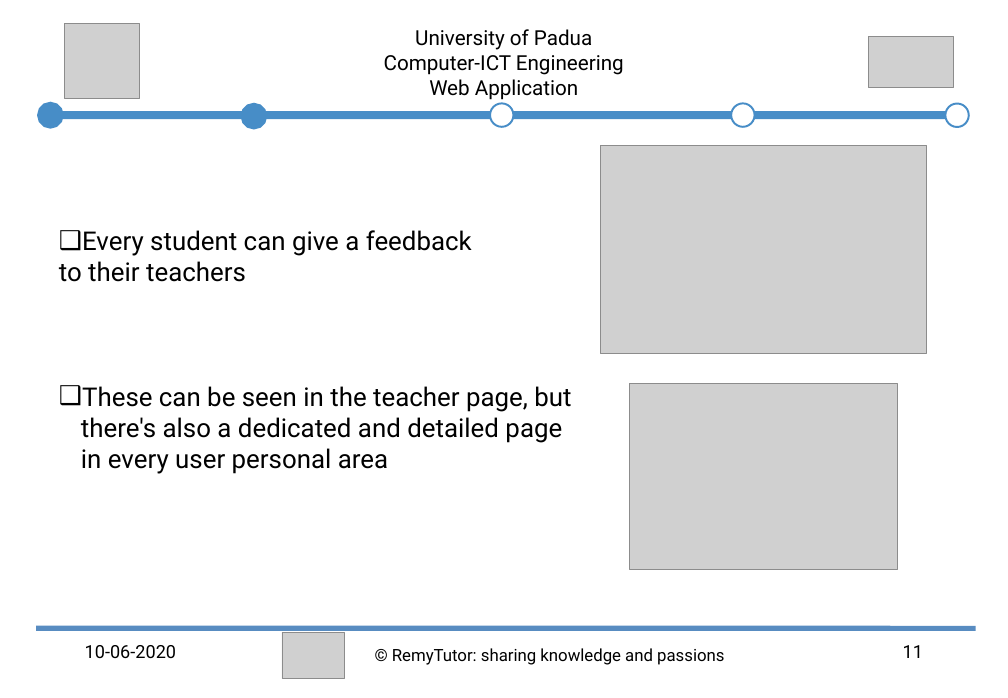
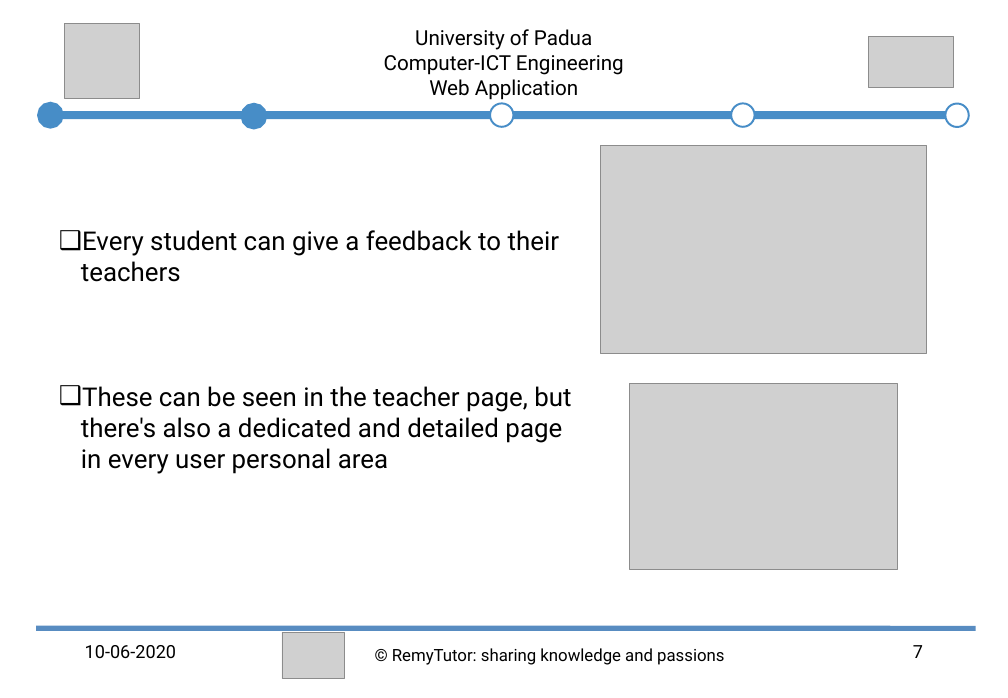
Before and after one commit to abahmadb/Web-Applications, a slide deck: slide 7 of HW2-RemyTutor-2019-2020 - Ahmad.ppt (slide 11 before the commit). Drawn at 1008x698 pixels with LibreOffice and Linux fonts; fonts in the diff are those of the drawing; grey boxes stand for pictures. Boxes give left, top, right and bottom in pixels: in the first picture for what was removed or moved away, otherwise in the second. Text is boxed around its words. In the diff, an @@ line names an element or a change of style, - is before the commit and + after.

Commit message:
minor changes ppt

```diff
--- a/HW2-RemyTutor-2019-2020 - Ahmad.ppt
+++ b/HW2-RemyTutor-2019-2020 - Ahmad.ppt
@@ text at <box>81,230,559,282</box>: text changed @@
-❑ Every student can give a feedback
-to their teachers
+❑ Every student can give a feedback to their teachers
@@ page number at <box>913,645,923,658</box>: text changed @@
-11
+7
```
Also in this commit, not shown: 3 other slides changed, 1 slide removed, 1 other file.
